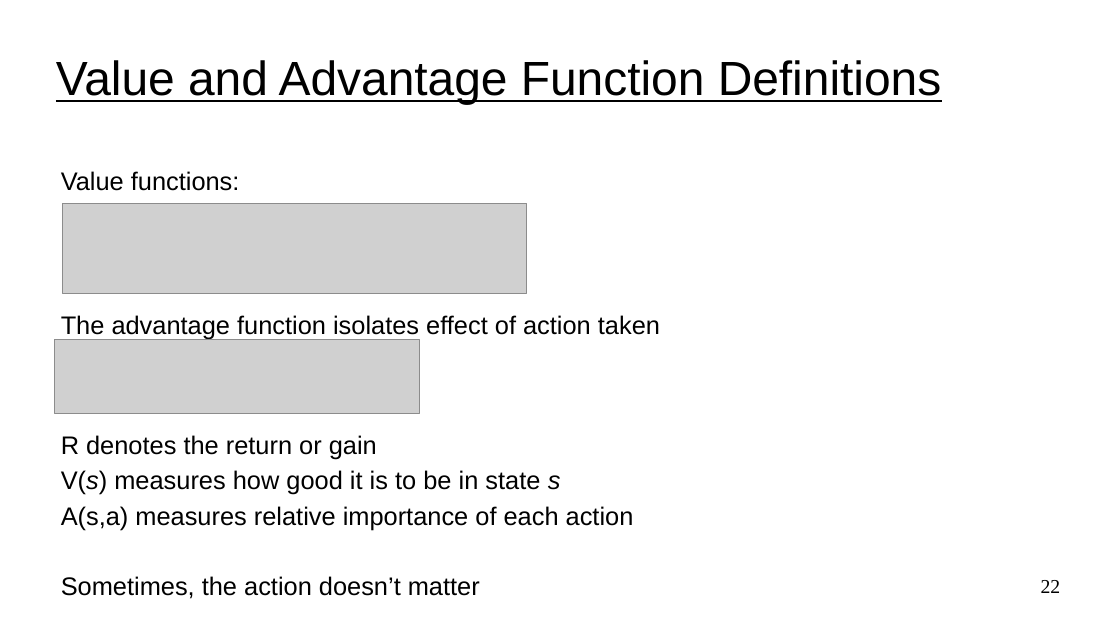
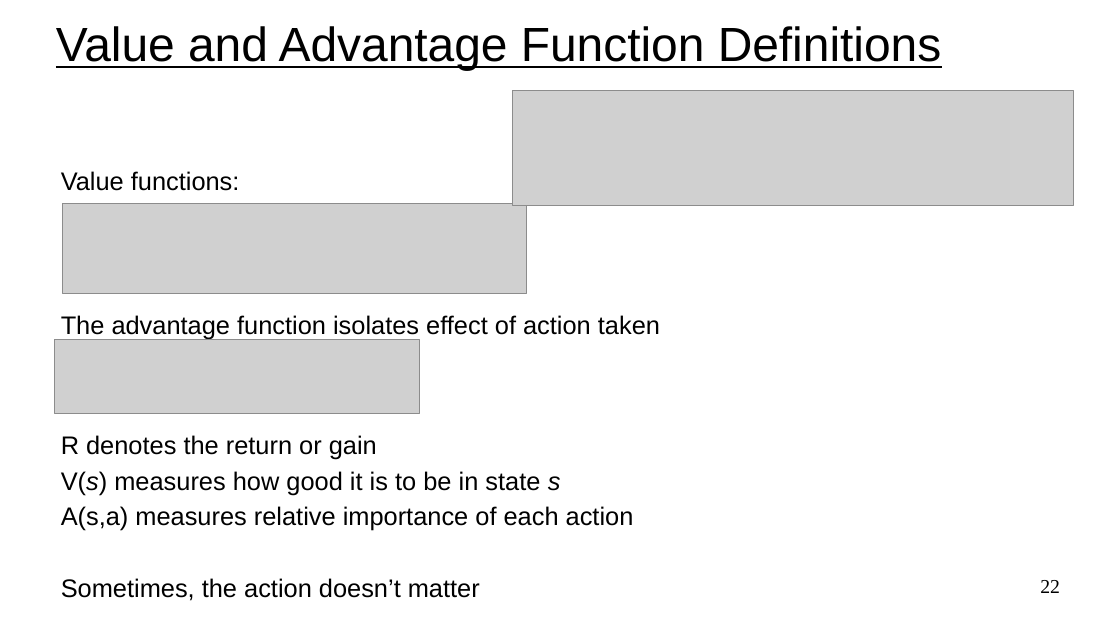
Before and after one commit to UVADS/reinforcement_learning, a slide deck: slide 22 of 06_deep_q_networks_extensions/dqn_extensions.ppt. Drawn at 1120x630 pixels with LibreOffice and Linux fonts; fonts in the diff are those of the drawing; grey boxes stand for pictures. Boxes give left, top, right and bottom in pixels: in the first picture for what was removed or moved away, otherwise in the second. Text is boxed around its words. In the diff, an @@ line names an element or a change of style, - is before the commit and + after.

```diff
--- a/06_deep_q_networks_extensions/dqn_extensions.ppt
+++ b/06_deep_q_networks_extensions/dqn_extensions.ppt
@@ title "Value and Advantage Function Definitions": place and size @@
-title "Value and Advantage Function Definitions" at [56,60,942,105]
+title "Value and Advantage Function Definitions" at [56,26,942,71]
@@ picture added at [513,90,1074,205] @@
```
Also in this commit, not shown: 1 other slide changed, 1 other file.
